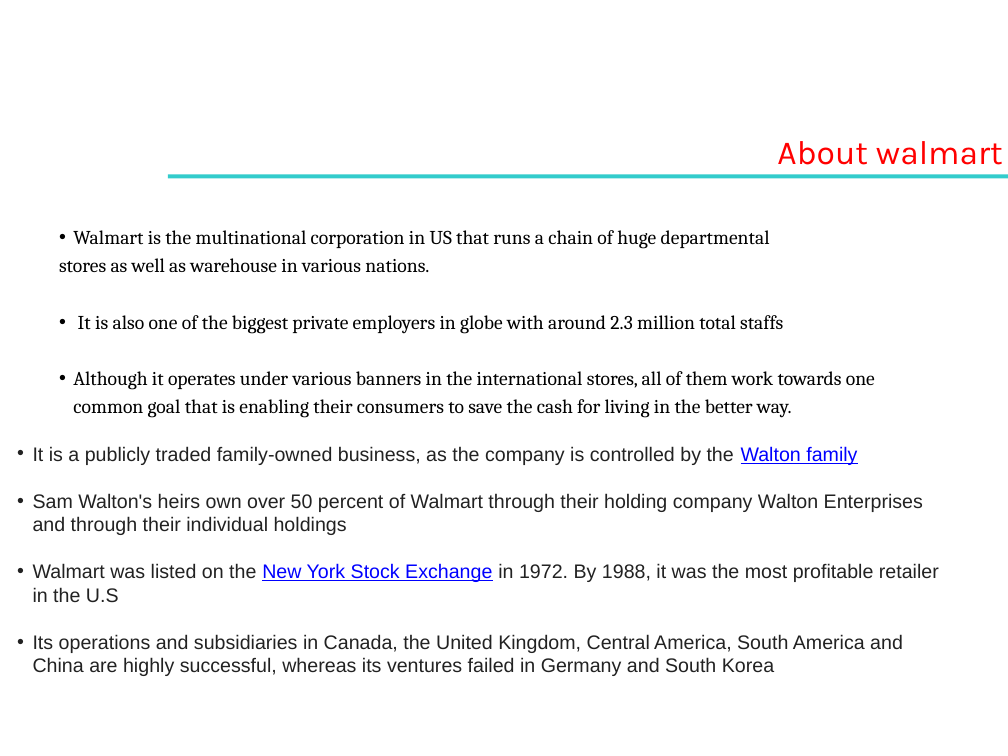
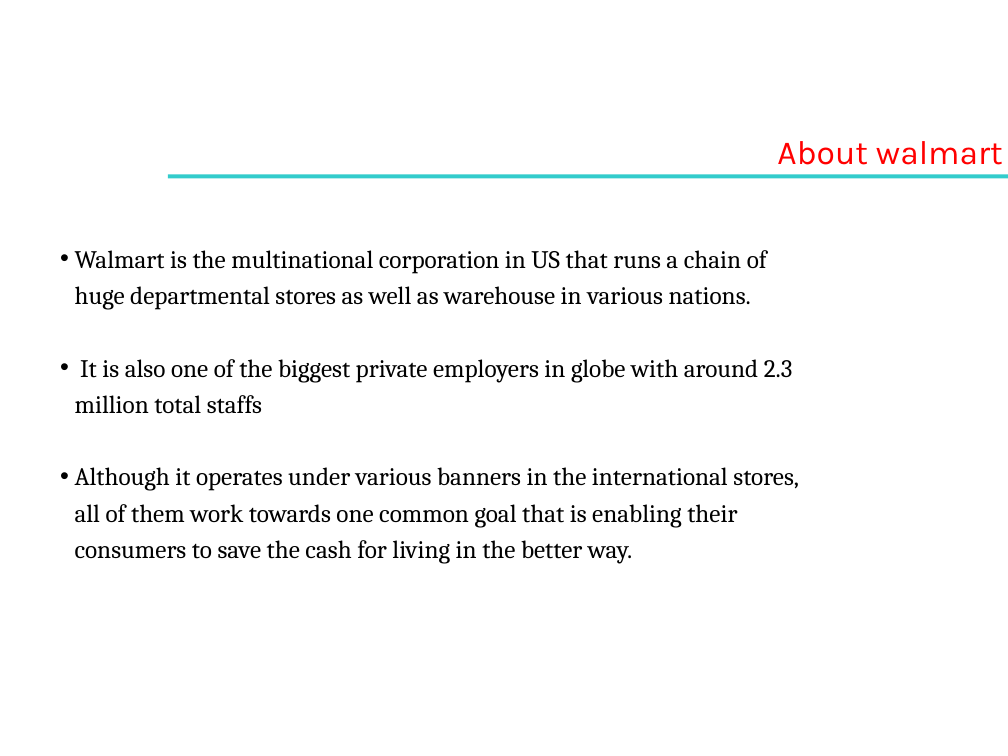
Before and after one commit to asinghania71/KM_PROJECT, a slide deck: slide 3 of kmppt.pptx (slide 2 before the commit). Drawn at 1008x756 pixels with LibreOffice and Linux fonts; fonts in the diff are those of the drawing; background and template pictures are left out. Boxes give left, top, right and bottom in pixels: in the first picture for what was removed or moved away, otherwise in the second. Text is boxed around its words. In the diff, an @@ line names an element or a change of style, - is before the commit and + after.

```diff
--- a/kmppt.pptx
+++ b/kmppt.pptx
@@ text "Walmart is the multinational corporation ...": place and size @@
-text "Walmart is the multinational corporation ..." at [33,230,939,676]
+text "Walmart is the multinational corporation ..." at [75,250,799,564]
@@ text at [75,250,767,310]: text changed; size 14 to 18 pt @@
-• Walmart is the multinational corporation in US that runs a chain of huge departmental
-stores as well as warehouse in various nations.
+• Walmart is the multinational corporation in US that runs a chain of huge departmental stores as well as warehouse in various nations.
@@ text at [75,359,799,564]: size 14 to 18 pt in "It is also one of the biggest ...", "Although it operates under various banners in ..." @@
@@ text at [33,446,939,676]: paragraphs removed @@
-• It is a publicly traded family-owned business, as the company is controlled by the Walton family
-• Sam Walton's heirs own over 50 percent of Walmart through their holding company Walton Enterprises and through their individual holdings
-• Walmart was listed on the New York Stock Exchange in 1972. By 1988, it was the most profitable retailer in the U.S
-• Its operations and subsidiaries in Canada, the United Kingdom, Central America, South America and China are highly successful, whereas its ventures failed in Germany and South Korea
```
Also in this commit, not shown: 11 other slides changed, 7 slides added, 1 other file.
